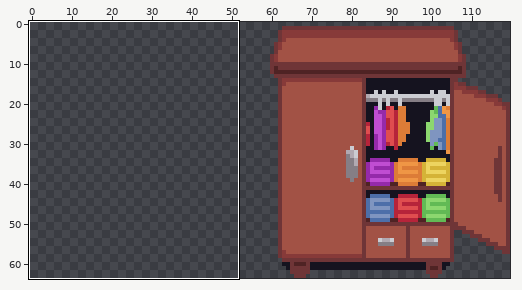
Sprite sheet: assets/images/props/bedroom/dresser.png. Above: a wide view before the commit, with the close-up outlined.
Close-up. Before:
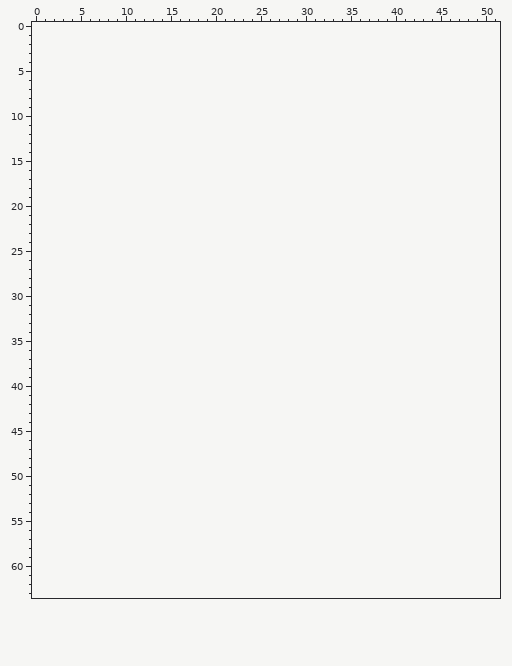
The file is 60x64 pixels. Shown: x 0..51, y 0..63. The old version is drawn lined up with the new one, on the new canvas.
After:
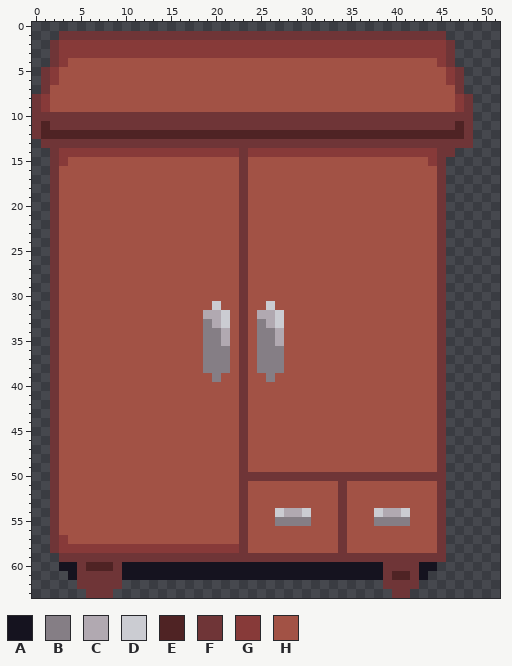
Palette (. is transparent): A #15131f  B #857e85  C #b1a9b1  D #cbccd2  E #4f2324  F #6f3537  G #873a39  H #a25245
From the commit log: new dresser who dis
Diff:
canvas 60x64 -> 120x64, the old top-left corner now at 60,0
Changed rows in their new state; - is an unchanged pixel.
first column x 0:
 1 ---FFFFFFFFFFFFFFFFFFFFFFFFFFFFFFFFFFFFFFFFFFF---
 2 --FGGGGGGGGGGGGGGGGGGGGGGGGGGGGGGGGGGGGGGGGGGGF--
 3 --FGGGGGGGGGGGGGGGGGGGGGGGGGGGGGGGGGGGGGGGGGGGF--
 4 --FGHHHHHHHHHHHHHHHHHHHHHHHHHHHHHHHHHHHHHHHHHGF--
 5 -FGHHHHHHHHHHHHHHHHHHHHHHHHHHHHHHHHHHHHHHHHHHHGF-
 6 -FGHHHHHHHHHHHHHHHHHHHHHHHHHHHHHHHHHHHHHHHHHHHGF-
 7 -FHHHHHHHHHHHHHHHHHHHHHHHHHHHHHHHHHHHHHHHHHHHHHF-
 8 FGHHHHHHHHHHHHHHHHHHHHHHHHHHHHHHHHHHHHHHHHHHHHHGF
 9 FGHHHHHHHHHHHHHHHHHHHHHHHHHHHHHHHHHHHHHHHHHHHHHGF
10 FFFFFFFFFFFFFFFFFFFFFFFFFFFFFFFFFFFFFFFFFFFFFFFFF
11 FEFFFFFFFFFFFFFFFFFFFFFFFFFFFFFFFFFFFFFFFFFFFFFEF
12 FEEEEEEEEEEEEEEEEEEEEEEEEEEEEEEEEEEEEEEEEEEEEEEEF
13 -FFFFFFFFFFFFFFFFFFFFFFFFFFFFFFFFFFFFFFFFFFFFFFFF
14 --FGGGGGGGGGGGGGGGGGGGGFGGGGGGGGGGGGGGGGGGGGGFF--
15 --FGHHHHHHHHHHHHHHHHHHHFHHHHHHHHHHHHHHHHHHHHGF---
16 --FHHHHHHHHHHHHHHHHHHHHFHHHHHHHHHHHHHHHHHHHHHF---
17 --FHHHHHHHHHHHHHHHHHHHHFHHHHHHHHHHHHHHHHHHHHHF---
18 --FHHHHHHHHHHHHHHHHHHHHFHHHHHHHHHHHHHHHHHHHHHF---
19 --FHHHHHHHHHHHHHHHHHHHHFHHHHHHHHHHHHHHHHHHHHHF---
20 --FHHHHHHHHHHHHHHHHHHHHFHHHHHHHHHHHHHHHHHHHHHF---
21 --FHHHHHHHHHHHHHHHHHHHHFHHHHHHHHHHHHHHHHHHHHHF---
22 --FHHHHHHHHHHHHHHHHHHHHFHHHHHHHHHHHHHHHHHHHHHF---
23 --FHHHHHHHHHHHHHHHHHHHHFHHHHHHHHHHHHHHHHHHHHHF---
24 --FHHHHHHHHHHHHHHHHHHHHFHHHHHHHHHHHHHHHHHHHHHF---
25 --FHHHHHHHHHHHHHHHHHHHHFHHHHHHHHHHHHHHHHHHHHHF---
26 --FHHHHHHHHHHHHHHHHHHHHFHHHHHHHHHHHHHHHHHHHHHF---
27 --FHHHHHHHHHHHHHHHHHHHHFHHHHHHHHHHHHHHHHHHHHHF---
28 --FHHHHHHHHHHHHHHHHHHHHFHHHHHHHHHHHHHHHHHHHHHF---
29 --FHHHHHHHHHHHHHHHHHHHHFHHHHHHHHHHHHHHHHHHHHHF---
30 --FHHHHHHHHHHHHHHHHHHHHFHHHHHHHHHHHHHHHHHHHHHF---
31 --FHHHHHHHHHHHHHHHHHDHHFHHDHHHHHHHHHHHHHHHHHHF---
32 --FHHHHHHHHHHHHHHHHCCDHFHCCDHHHHHHHHHHHHHHHHHF---
33 --FHHHHHHHHHHHHHHHHBCDHFHBCDHHHHHHHHHHHHHHHHHF---
34 --FHHHHHHHHHHHHHHHHBBCHFHBBCHHHHHHHHHHHHHHHHHF---
35 --FHHHHHHHHHHHHHHHHBBCHFHBBCHHHHHHHHHHHHHHHHHF---
36 --FHHHHHHHHHHHHHHHHBBBHFHBBBHHHHHHHHHHHHHHHHHF---
37 --FHHHHHHHHHHHHHHHHBBBHFHBBBHHHHHHHHHHHHHHHHHF---
38 --FHHHHHHHHHHHHHHHHBBBHFHBBBHHHHHHHHHHHHHHHHHF---
39 --FHHHHHHHHHHHHHHHHHBHHFHHBHHHHHHHHHHHHHHHHHHF---
40 --FHHHHHHHHHHHHHHHHHHHHFHHHHHHHHHHHHHHHHHHHHHF---
41 --FHHHHHHHHHHHHHHHHHHHHFHHHHHHHHHHHHHHHHHHHHHF---
42 --FHHHHHHHHHHHHHHHHHHHHFHHHHHHHHHHHHHHHHHHHHHF---
43 --FHHHHHHHHHHHHHHHHHHHHFHHHHHHHHHHHHHHHHHHHHHF---
44 --FHHHHHHHHHHHHHHHHHHHHFHHHHHHHHHHHHHHHHHHHHHF---
45 --FHHHHHHHHHHHHHHHHHHHHFHHHHHHHHHHHHHHHHHHHHHF---
46 --FHHHHHHHHHHHHHHHHHHHHFHHHHHHHHHHHHHHHHHHHHHF---
47 --FHHHHHHHHHHHHHHHHHHHHFHHHHHHHHHHHHHHHHHHHHHF---
48 --FHHHHHHHHHHHHHHHHHHHHFHHHHHHHHHHHHHHHHHHHHHF---
49 --FHHHHHHHHHHHHHHHHHHHHFHHHHHHHHHHHHHHHHHHHHHF---
50 --FHHHHHHHHHHHHHHHHHHHHFFFFFFFFFFFFFFFFFFFFFFF---
51 --FHHHHHHHHHHHHHHHHHHHHFHHHHHHHHHHFHHHHHHHHHHF---
52 --FHHHHHHHHHHHHHHHHHHHHFHHHHHHHHHHFHHHHHHHHHHF---
53 --FHHHHHHHHHHHHHHHHHHHHFHHHHHHHHHHFHHHHHHHHHHF---
54 --FHHHHHHHHHHHHHHHHHHHHFHHHDCCDHHHFHHHDCCDHHHF---
55 --FHHHHHHHHHHHHHHHHHHHHFHHHBBBBHHHFHHHBBBBHHHF---
56 --FHHHHHHHHHHHHHHHHHHHHFHHHHHHHHHHFHHHHHHHHHHF---
57 --FGHHHHHHHHHHHHHHHHHHHFHHHHHHHHHHFHHHHHHHHHHF---
58 --FGGGGGGGGGGGGGGGGGGGGFHHHHHHHHHHFHHHHHHHHHHF---
59 ---FFFFFFFFFFFFFFFFFFFFFFFFFFFFFFFFFFFFFFFFFFF---
60 ---AAFEEEFAAAAAAAAAAAAAAAAAAAAAAAAAAAAAFFFFAA----
61 ----AFFFFFAAAAAAAAAAAAAAAAAAAAAAAAAAAAAFEEFA-----
62 -----FFFFF-----------------------------FFFF------
63 ------FFF-------------------------------FF-------
